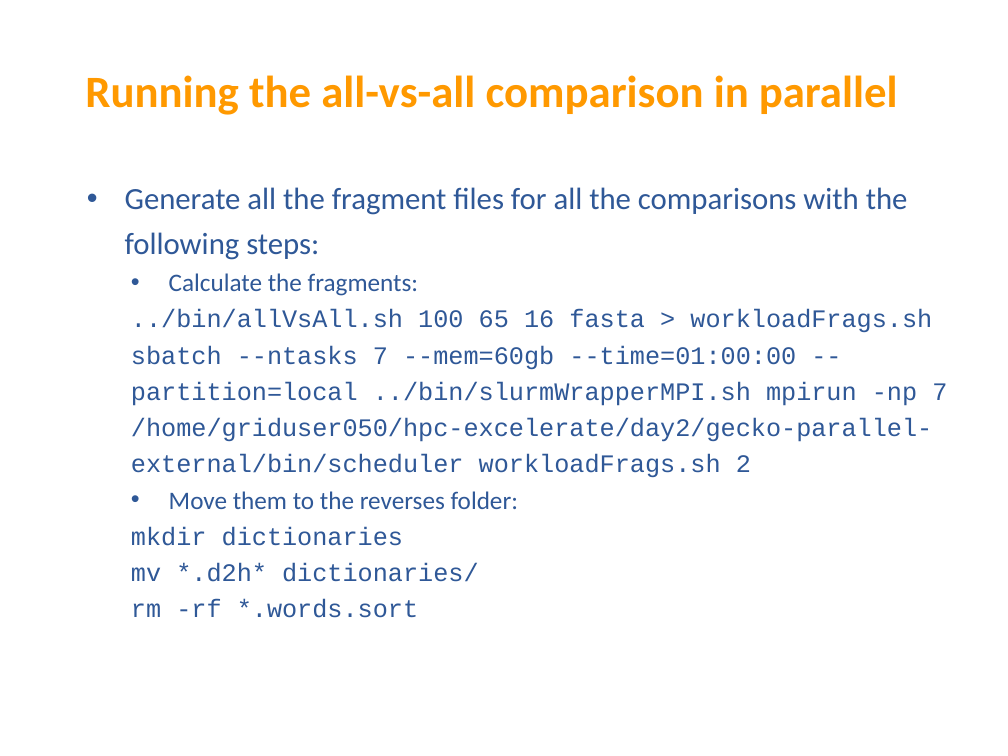
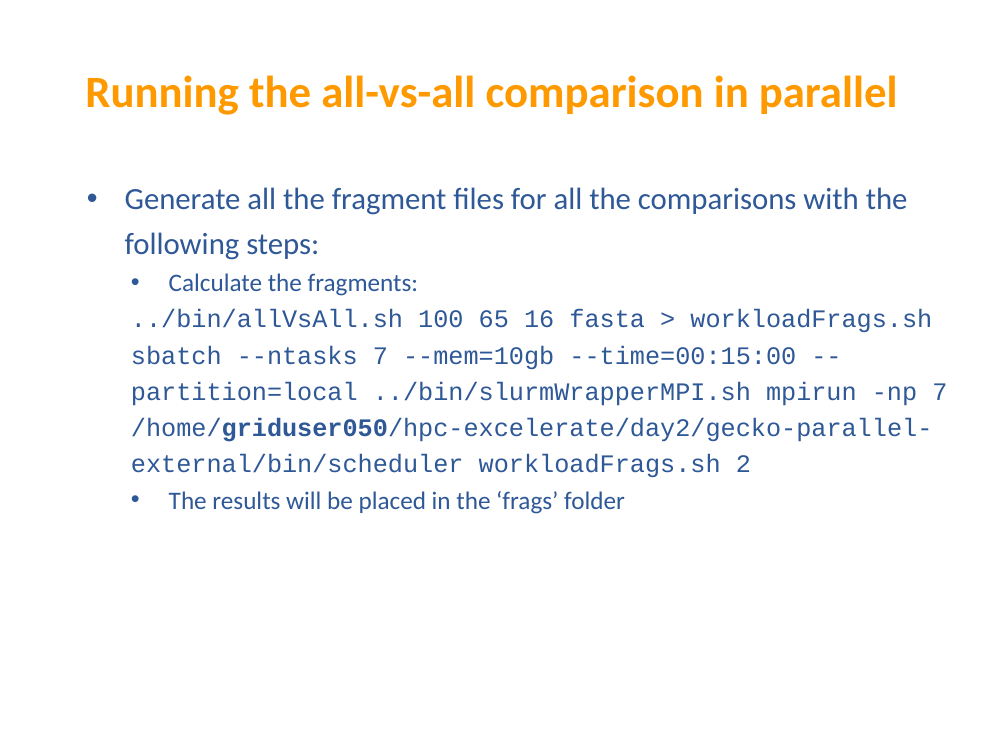
Before and after one commit to otorreno/hpc-excelerate, a slide deck: slide 17 of day2/slides/10_GECKO_parallel_practical.pptx. Drawn at 1008x756 pixels with LibreOffice and Linux fonts; fonts in the diff are those of the drawing; background and template pictures are left out. Boxes give left, top, right and bottom in pixels: in the first picture for what was removed or moved away, otherwise in the second. Text is boxed around its words. In the diff, an @@ line names an element or a change of style, - is before the commit and + after.

```diff
--- a/day2/slides/10_GECKO_parallel_practical.pptx
+++ b/day2/slides/10_GECKO_parallel_practical.pptx
@@ text at bbox=[131, 345, 947, 514]: text changed @@
-  sbatch --ntasks 7 --mem=60gb --time=01:00:00 --partition=local ../bin/slurmWrapperMPI.sh mpirun -np 7 /home/griduser050/hpc-excelerate/day2/gecko-parallel-external/bin/scheduler workloadFrags.sh 2
-  • Move them to the reverses folder:
-  mkdir dictionaries
-  mv *.d2h* dictionaries/
-  rm -rf *.words.sort
+  sbatch --ntasks 7 --mem=10gb --time=00:15:00 --partition=local ../bin/slurmWrapperMPI.sh mpirun -np 7 /home/griduser050/hpc-excelerate/day2/gecko-parallel-external/bin/scheduler workloadFrags.sh 2
+  • The results will be placed in the ‘frags’ folder
```
Also in this commit, not shown: 5 other slides changed, 12 other files.
